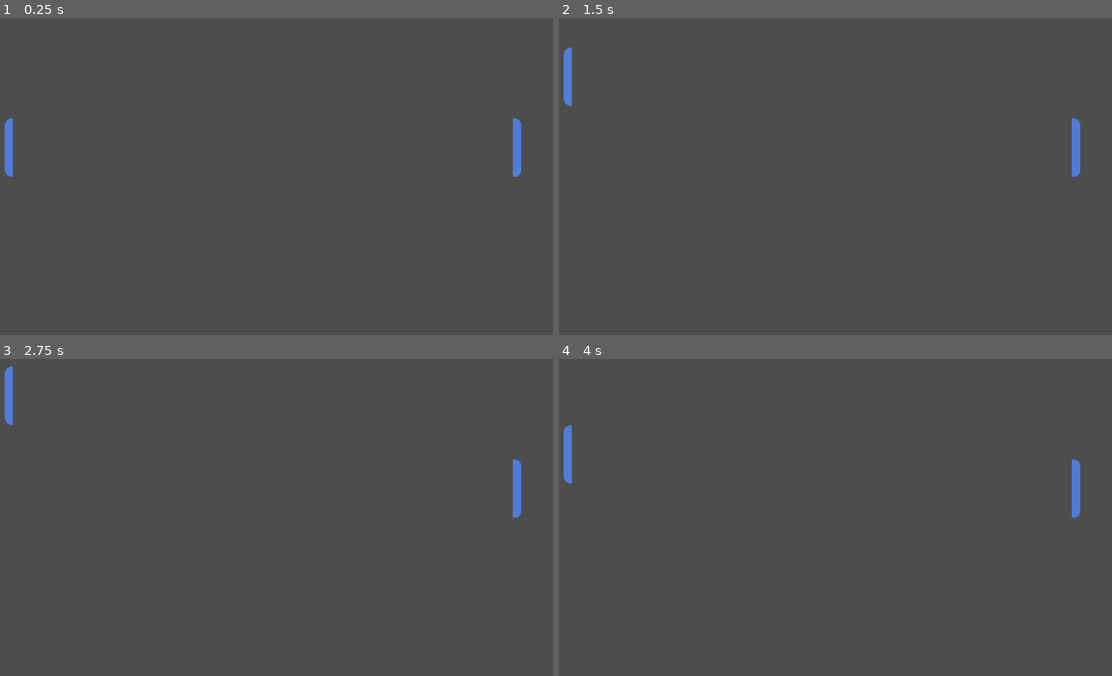
Above: before the commit, frames 1-4 (two rows, left to right).
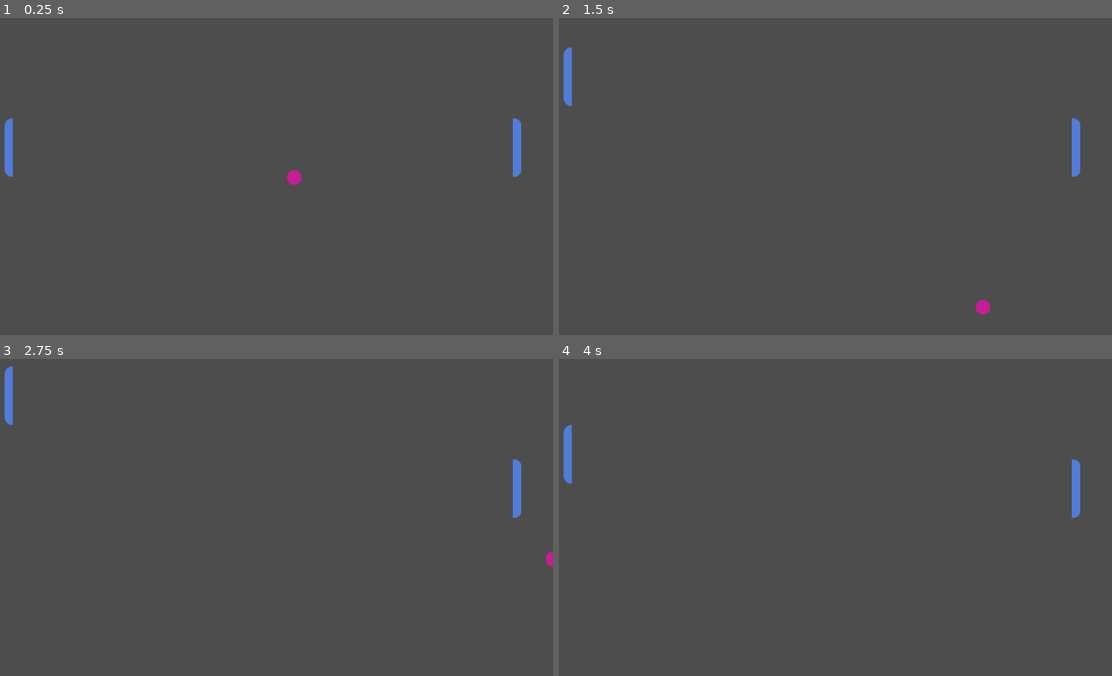
Above: after the commit, the same moments.

Repository: ItsWinterInNevada/pong_godot
Game: Godot game, scene res://scenes/game.tscn
The game is run twice, just before and just after one commit, with the same random seed, the same clock (stepped at 60 frames per second) and the same inputs. The project has no main scene, so this scene is started directly.
Inputs:
- Up to frame 1 (0.25 s): no input
- Up to frame 2 (1.5 s): hold W (move_up) 0.53-1.28 s; hold S (move_down) from 1.28 s (still down)
- Up to frame 3 (2.75 s): release S (move_down) at 2.03 s; hold W (move_up) from 2.03 s (still down)
- Up to frame 4 (4 s): tap Enter at 3.5 s; release W (move_up) at 3.53 s; hold S (move_down) from 3.53 s (still down)

The runs differ from the first frame. In frame 1, 0.1% of the frame differs, in the area x 51-55%, y 47-53%; in frame 2, 0.1%; in frame 3, less than 0.1%; in frame 4, nothing differs.

Commit message:
Add velocity and bouncing to ball

Diff:
--- a/scenes/ball.tscn
+++ b/scenes/ball.tscn
@@ -1,3 +1,16 @@
 [gd_scene format=3 uid="uid://c5a6lhodh1sak"]
 
+[ext_resource type="Texture2D" uid="uid://bkpda7k8xfxbm" path="res://assets/ball.png" id="1_7s4qf"]
+[ext_resource type="Script" uid="uid://badd0877xnyu8" path="res://scripts/ball.gd" id="1_cxlvu"]
+
+[sub_resource type="CircleShape2D" id="CircleShape2D_cxlvu"]
+radius = 16.03122
+
 [node name="Ball" type="CharacterBody2D" unique_id=865308976]
+script = ExtResource("1_cxlvu")
+
+[node name="Sprite2D" type="Sprite2D" parent="." unique_id=2062811406]
+texture = ExtResource("1_7s4qf")
+
+[node name="CollisionShape2D" type="CollisionShape2D" parent="." unique_id=660385633]
+shape = SubResource("CircleShape2D_cxlvu")
--- a/scenes/game.tscn
+++ b/scenes/game.tscn
@@ -4,6 +4,7 @@
 [ext_resource type="PackedScene" uid="uid://e1m8wcpynwlx" path="res://scenes/paddle.tscn" id="2_yqjtg"]
 [ext_resource type="Script" uid="uid://cdrtfq0w1w5q3" path="res://scripts/player.gd" id="3_lbhrr"]
 [ext_resource type="Script" uid="uid://dw0ofe6c1uevf" path="res://scripts/computer.gd" id="4_iywne"]
+[ext_resource type="PackedScene" uid="uid://c5a6lhodh1sak" path="res://scenes/ball.tscn" id="5_iywne"]
 
 [node name="Game" type="Node2D" unique_id=1934257106]
 
@@ -18,3 +19,6 @@
 position = Vector2(1079, 265)
 rotation = 3.1415927
 script = ExtResource("4_iywne")
+
+[node name="Ball" parent="." unique_id=865308976 instance=ExtResource("5_iywne")]
+position = Vector2(570, 273)
--- /dev/null
+++ b/scripts/ball.gd
@@ -0,0 +1,11 @@
+extends CharacterBody2D
+
+const SPEED = 300.0
+
+func _ready() -> void:
+	velocity = Vector2(200, 200).normalized() * SPEED
+
+func _physics_process(delta: float) -> void:
+	var collision = move_and_collide(velocity * delta)
+	if collision:
+		velocity = velocity.bounce(collision.get_normal())
Not shown, added: scripts/ball.gd.uid
